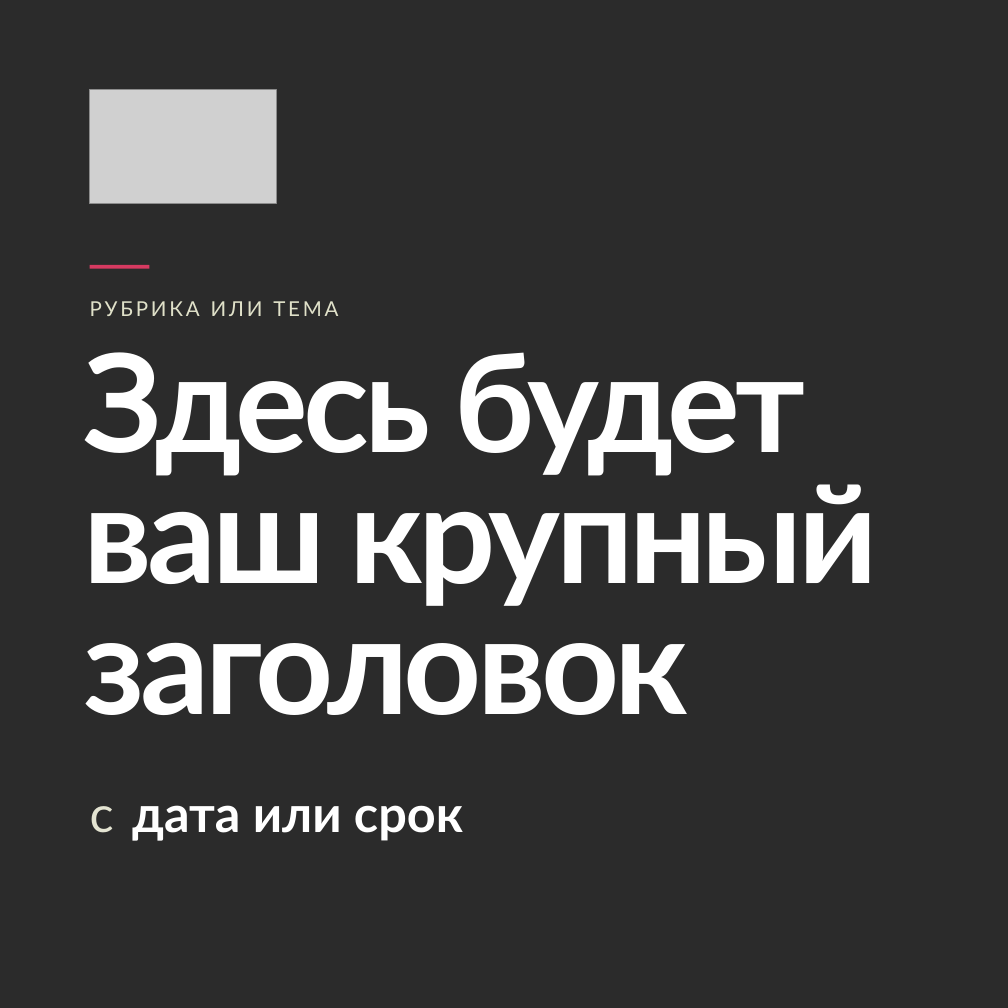
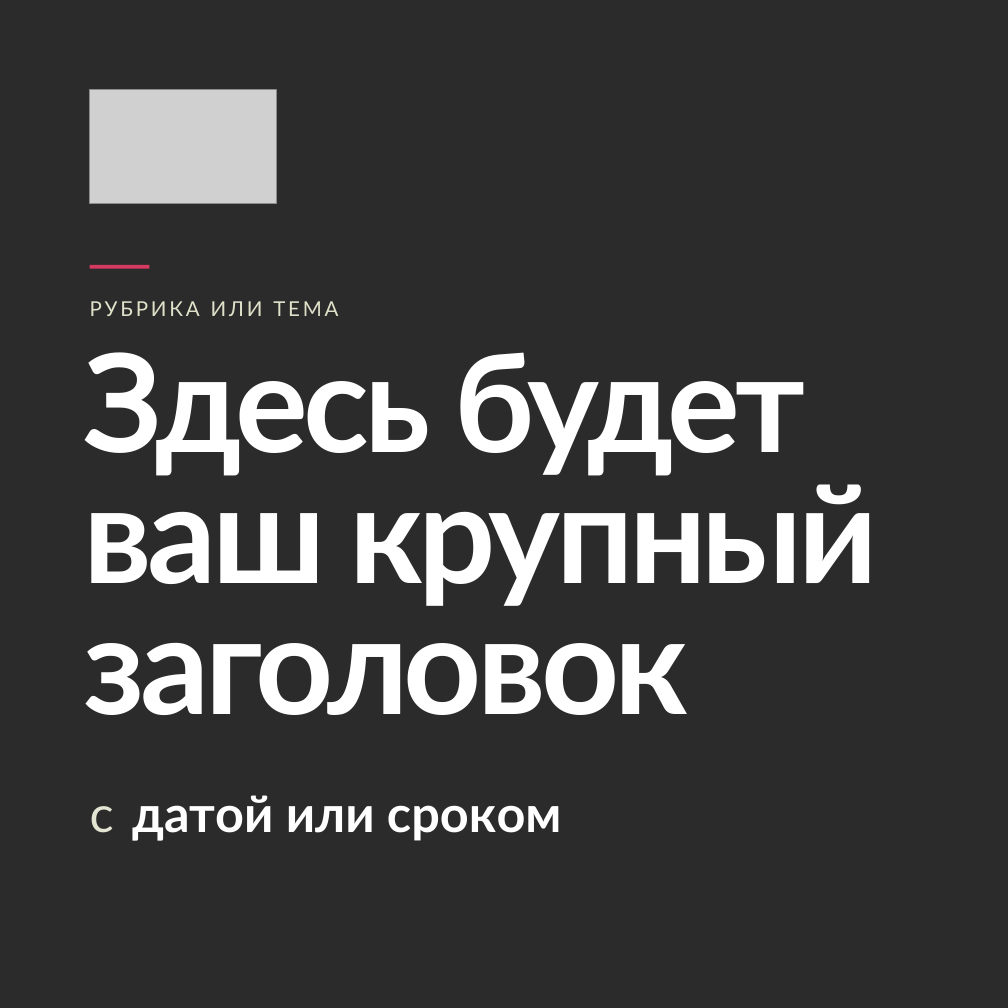
Before and after one commit to fagencymarketing-coder/design-system, a slide deck: slide 5 of editable/1plus1-templates.pptx. Drawn at 1008x1008 pixels with LibreOffice and Linux fonts; fonts in the diff are those of the drawing; grey boxes stand for pictures; background and template pictures are left out; a plain dark background stands for a picture behind light text. Boxes give left, top, right and bottom in pixels: in the first picture for what was removed or moved away, otherwise in the second. Text is boxed around its words. In the diff, an @@ line names an element or a change of style, - is before the commit and + after.

```diff
--- a/editable/1plus1-templates.pptx
+++ b/editable/1plus1-templates.pptx
@@ text at [132, 795, 562, 841]: text changed @@
-дата или срок
+датой или сроком
```
Also in this commit, not shown: 3 other slides changed, 1 slide added, 5 slides removed, 4 other files.
